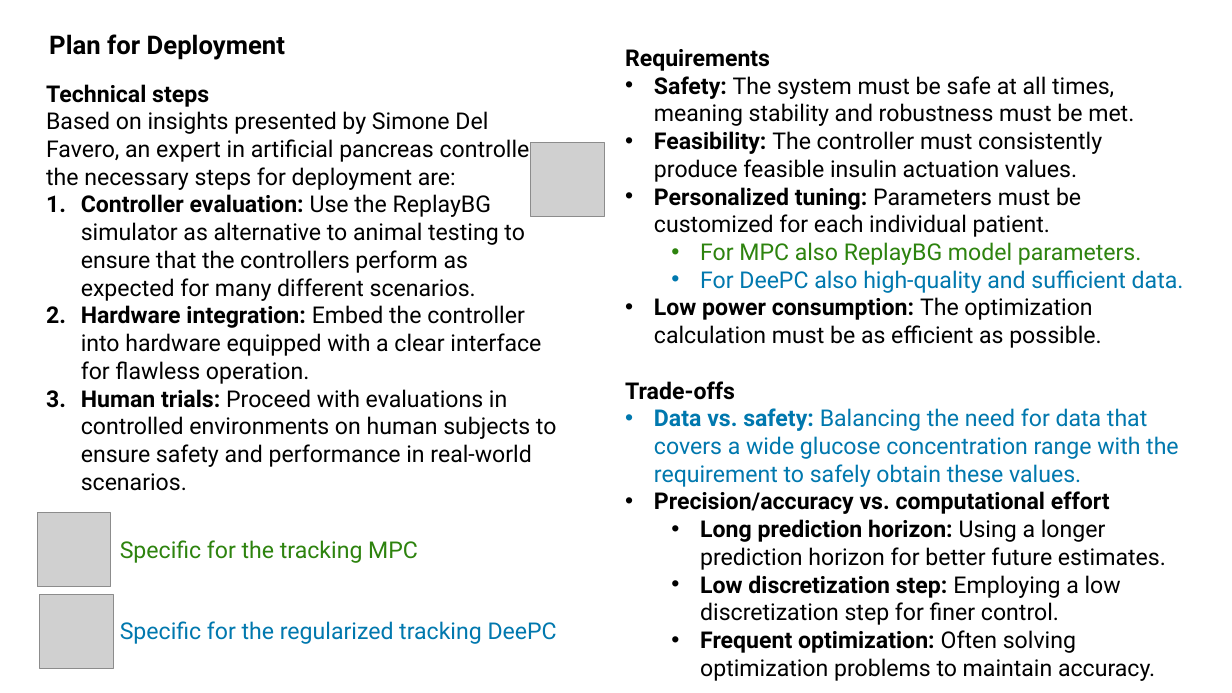
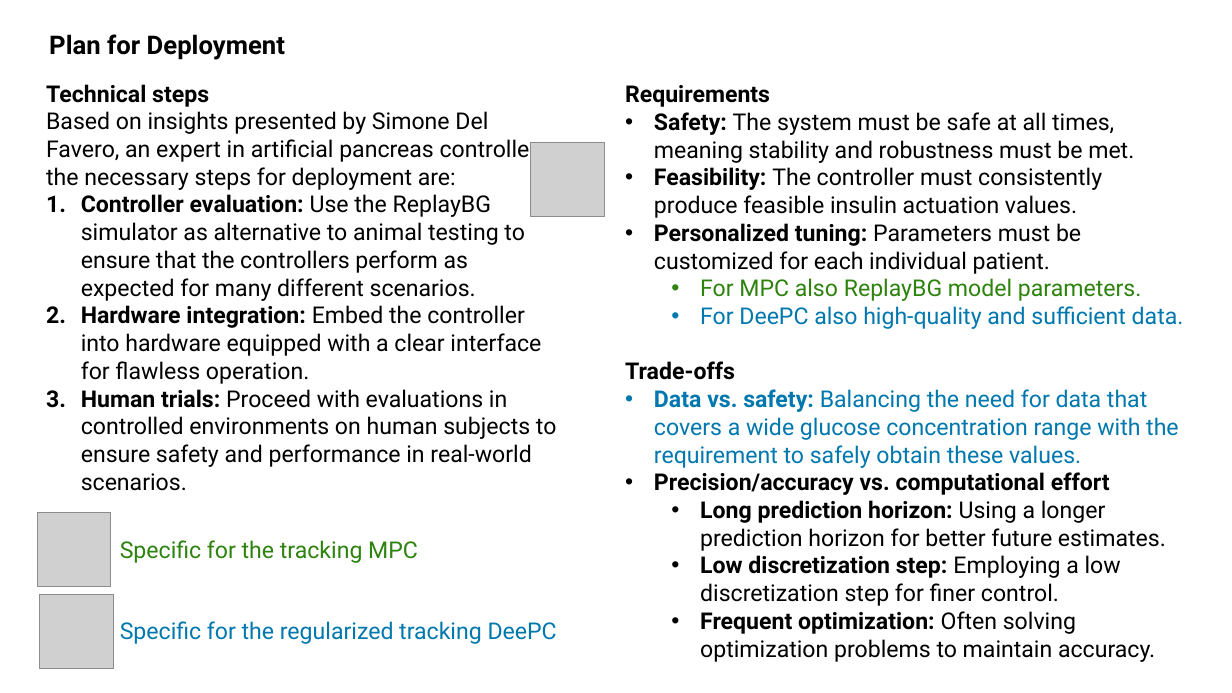
Before and after one commit to Jackmastro/MPC_DeePC_COCO, a slide deck: slide 6 of COCO2024project_GiacomoMastroddi.pptx. Drawn at 1232x693 pixels with LibreOffice and Linux fonts; fonts in the diff are those of the drawing; grey boxes stand for pictures. Boxes give left, top, right and bottom in pixels: in the first picture for what was removed or moved away, otherwise in the second. Text is boxed around its words. In the diff, an @@ line names an element or a change of style, - is before the commit and + after.

```diff
--- a/COCO2024project_GiacomoMastroddi.pptx
+++ b/COCO2024project_GiacomoMastroddi.pptx
@@ text "Requirements": place and size @@
-text "Requirements" at <box>625,49,1184,681</box>
+text "Requirements" at <box>625,85,1184,662</box>
@@ text at <box>654,297,1101,348</box>: paragraph removed @@
-• Low power consumption: The optimization calculation must be as efficient as possible.
```
Also in this commit, not shown: 2 other slides changed, 2 other files.
